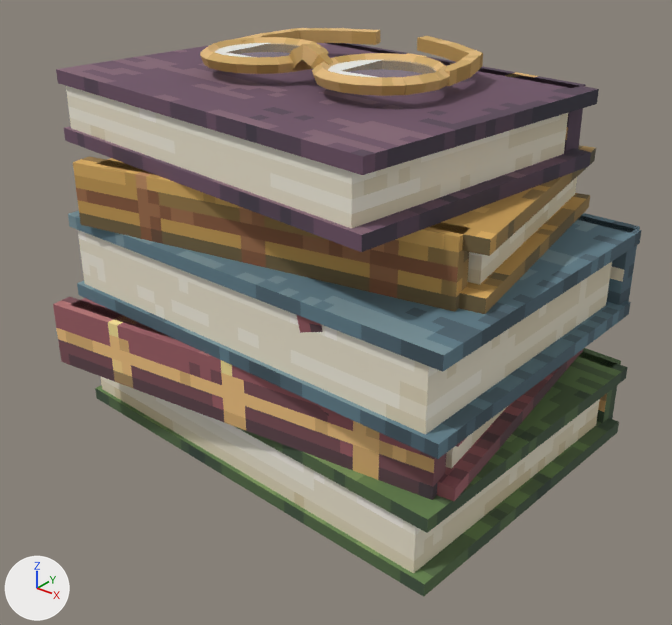
What one commit did to the glTF model public/models/items/reading_pile.glb.
Rendered twice from a 50 mm camera at (0.771, -0.969, 0.777) aimed at (0.02, -0.031, 0.195). The axes (+X, +Y, +Z) are drawn at lower left. The lights are the same throughout. The first picture is the older version. Where no turn or scale is listed for an object, it has been applied to the vertices. Vertices at exactly the same position are counted once.

The first picture shows 'static'.
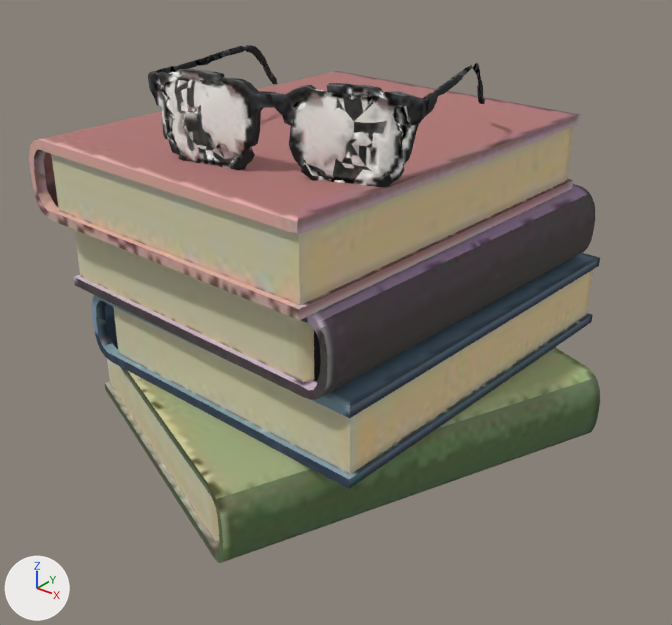
Location of each change, (x1, y1, x2, y2) in pixels of the pictures (672 x 625 px):
'static', reshaped (9% shorter)
    before: (53, 28, 642, 597)
    after: (29, 45, 600, 563)
part 1 of me_static, rebuilt
    before: (95, 385, 619, 597)
    after: (105, 347, 600, 563)
part 2 of me_static, rebuilt
    before: (66, 86, 568, 228)
    after: (148, 45, 473, 187)
part 3 of me_static, rebuilt
    before: (446, 406, 508, 469)
    after: (92, 253, 600, 489)
part 4 of me_static, rebuilt
    before: (78, 230, 612, 434)
    after: (74, 184, 595, 400)
part 5 of me_static, rebuilt
    before: (467, 177, 577, 284)
    after: (29, 71, 581, 320)
part 6 of me_static, added
    after: (473, 63, 485, 104)
part 7 of me_static, deleted
    before: (289, 44, 640, 423)
part 8 of me_static, deleted
    before: (53, 28, 642, 573)

Edits to the bpy script that builds the scene:
```text
Add img_image_0:
    img_image_0 = load_image('Image_0', '_unpacked/Image_0', 512, 432, 'sRGB')
Add img_image_1:
    img_image_1 = load_image('Image_1', '_unpacked/Image_1', 128, 192, 'sRGB')
Add mat_borrowed0:
    mat_borrowed0 = principled_material('borrowed0')
    mat_borrowed0.texture = img_image_0
    mat_borrowed0.roughness = 0.92
Add mat_borrowed1:
    mat_borrowed1 = principled_material('borrowed1')
    mat_borrowed1.texture = img_image_1
    mat_borrowed1.roughness = 0.92
Change me_static:
    used by ob_static; location = (0.0, 0.0, 0.0)
    remove me_static.from_pydata(...)  # 494 vertices, 848 faces; spans x -0.381..0.36, y -0.28..0.284, z 0.0..0.573
    remove me_static.materials.append(mat_solid)
    remove me_static.materials.append(mat_card)
    remove me_static.materials.append(mat_glass)  # picture img_atlas
    add me_static.from_pydata(...)  # 1575 vertices, 3288 faces; spans x -0.344..0.344, y -0.368..0.368, z 0.0..0.56
    me_static part 1: the loose piece of 8 vertices spanning x -0.334..0.36, y -0.249..0.271, z 0.0..0.019 is rebuilt with 184 vertices and now spans x -0.344..0.344, y -0.368..0.368, z 0.0..0.111, in mat_borrowed0 (picture img_image_0)
    me_static part 2: the loose piece of 8 vertices spanning x -0.33..0.269, y -0.258..0.194, z 0.437..0.501 is rebuilt with 807 vertices and now spans x -0.175..0.225, y -0.228..0.072, z 0.442..0.56, in mat_borrowed1 (picture img_image_1)
    me_static part 3: the loose piece of 8 vertices spanning x -0.312..0.308, y -0.234..0.225, z 0.131..0.188 is rebuilt with 184 vertices and now spans x -0.277..0.254, y -0.259..0.358, z 0.112..0.223, in mat_borrowed0 (picture img_image_0)
    me_static part 4: the loose piece of 8 vertices spanning x -0.286..0.335, y -0.253..0.193, z 0.224..0.313 is rebuilt with 184 vertices and now spans x -0.293..0.247, y -0.278..0.345, z 0.225..0.336, in mat_borrowed0 (picture img_image_0)
    me_static part 5: the loose piece of 8 vertices spanning x -0.268..0.301, y -0.205..0.234, z 0.349..0.401 is rebuilt with 184 vertices and now spans x -0.315..0.213, y -0.299..0.316, z 0.336..0.448, in mat_borrowed0 (picture img_image_0)
    me_static part 6: a new loose piece of 32 vertices spanning x 0.128..0.159, y 0.07..0.153, z 0.477..0.544, in mat_borrowed1 (picture img_image_1)
    me_static part 7: 6 loose pieces with 157 vertices, spanning x -0.381..0.35, y -0.252..0.284, z 0.0..0.573, are deleted
    me_static part 8
    297 vertices are removed from x -0.342..0.36, y -0.28..0.271, z 0.018..0.559
    504 faces are deleted
    add me_static.materials.append(mat_borrowed0)  # picture img_image_0
    add me_static.materials.append(mat_borrowed1)  # picture img_image_1
```
